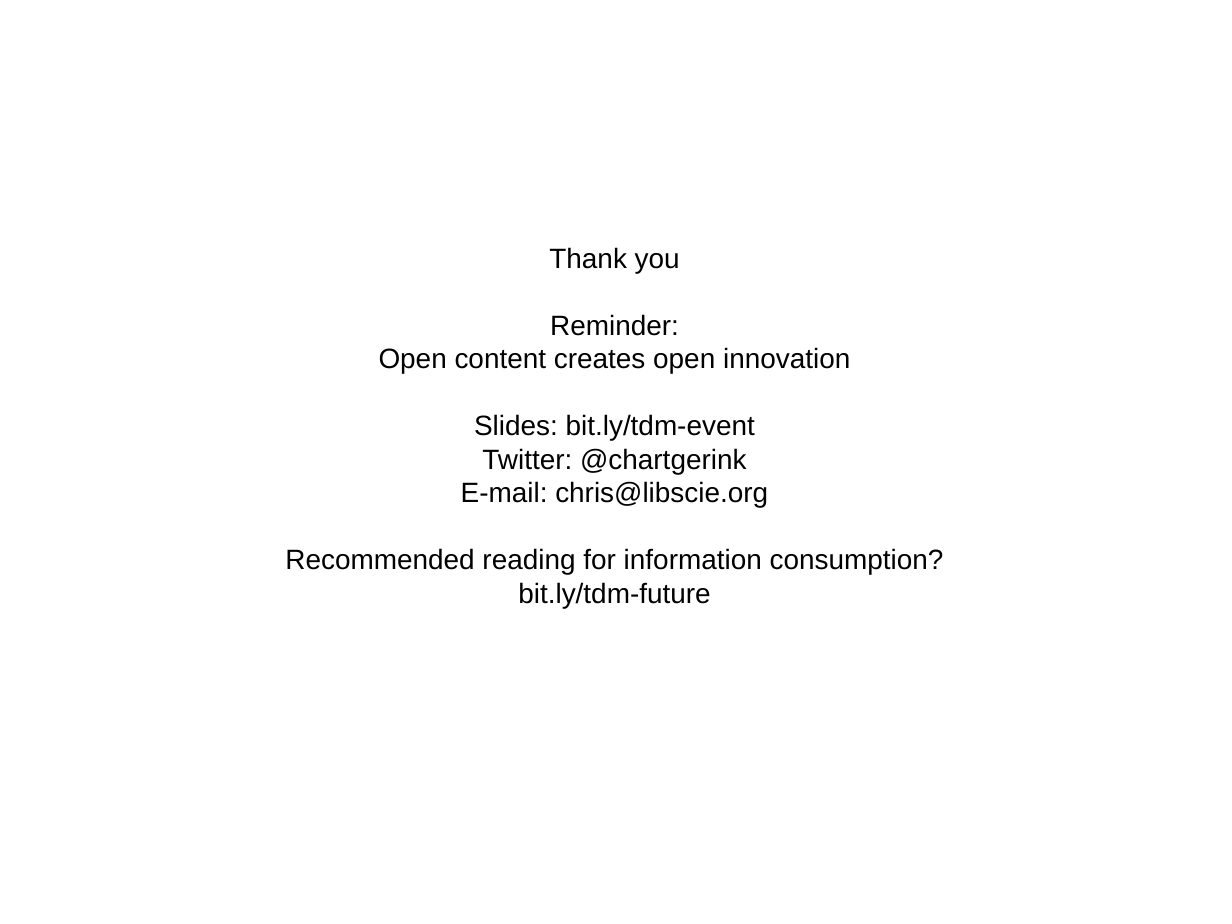
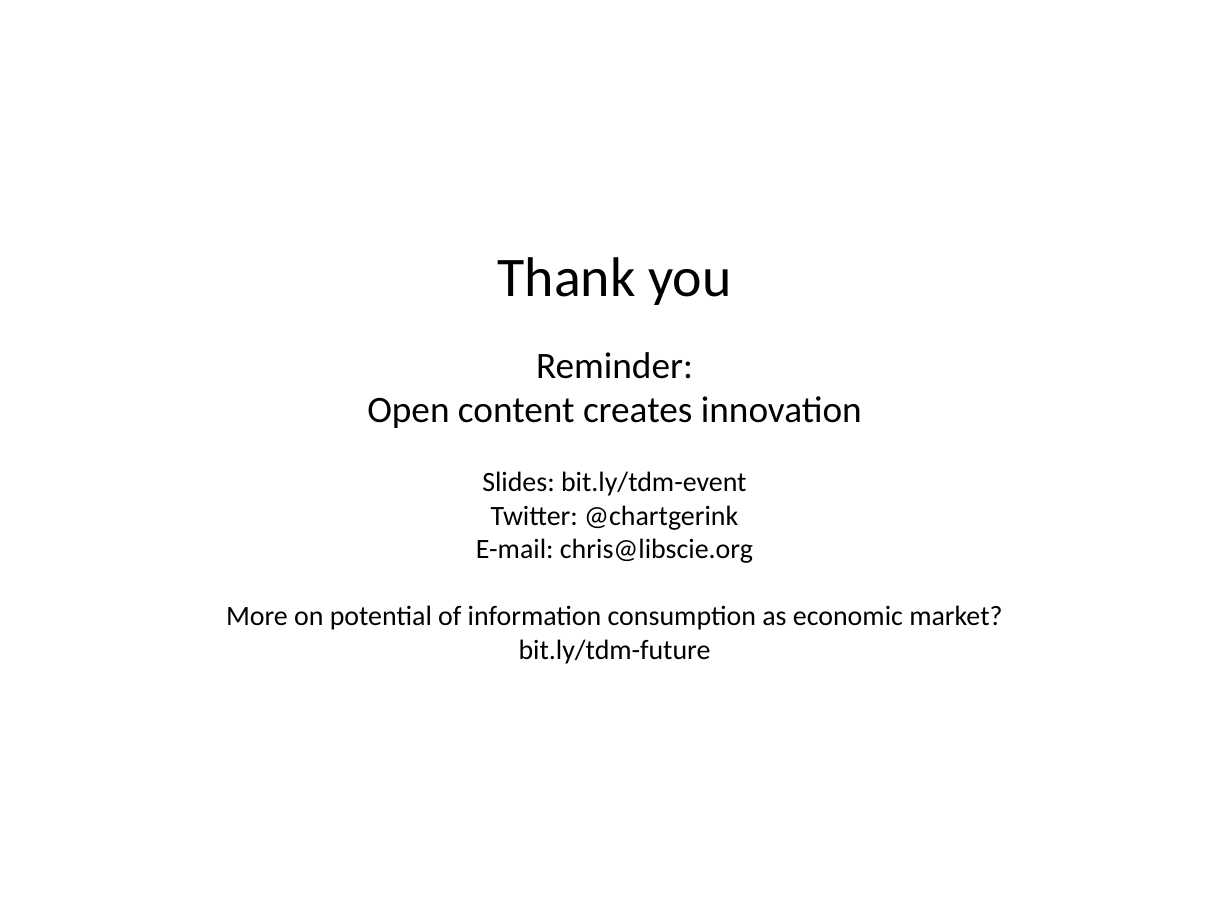
Before and after one commit to chartgerink/talks, a slide deck: slide 49 of 2016_2017/20170621tdm-ep/presentation.odp (slide 40 before the commit). Drawn at 1232x924 pixels with LibreOffice and Linux fonts; fonts in the diff are those of the drawing. Boxes give left, top, right and bottom in pixels: in the first picture for what was removed or moved away, otherwise in the second. Text is boxed around its words. In the diff, an @@ line names an element or a change of style, - is before the commit and + after.

```diff
--- a/2016_2017/20170621tdm-ep/presentation.odp
+++ b/2016_2017/20170621tdm-ep/presentation.odp
@@ text at [476,257,753,664]: size 18 to 36 pt in "Thank you"; font Arial to Calibri in "Thank you", "Reminder:", "Slides: bit.ly/tdm-event", "Twitter: @chartgerink" and 2 more places; size 18 to 24 pt in "Reminder:" @@
@@ text at [367,396,862,428]: text changed; size 18 to 24 pt; font Arial to Calibri @@
-Open content creates open innovation
+Open content creates innovation
@@ text at [226,605,1002,630]: text changed; font Arial to Calibri @@
-Recommended reading for information consumption?
+More on potential of information consumption as economic market?
```
Also in this commit, not shown: 26 other slides changed, 15 slides added, 6 slides removed, 2 other files.
